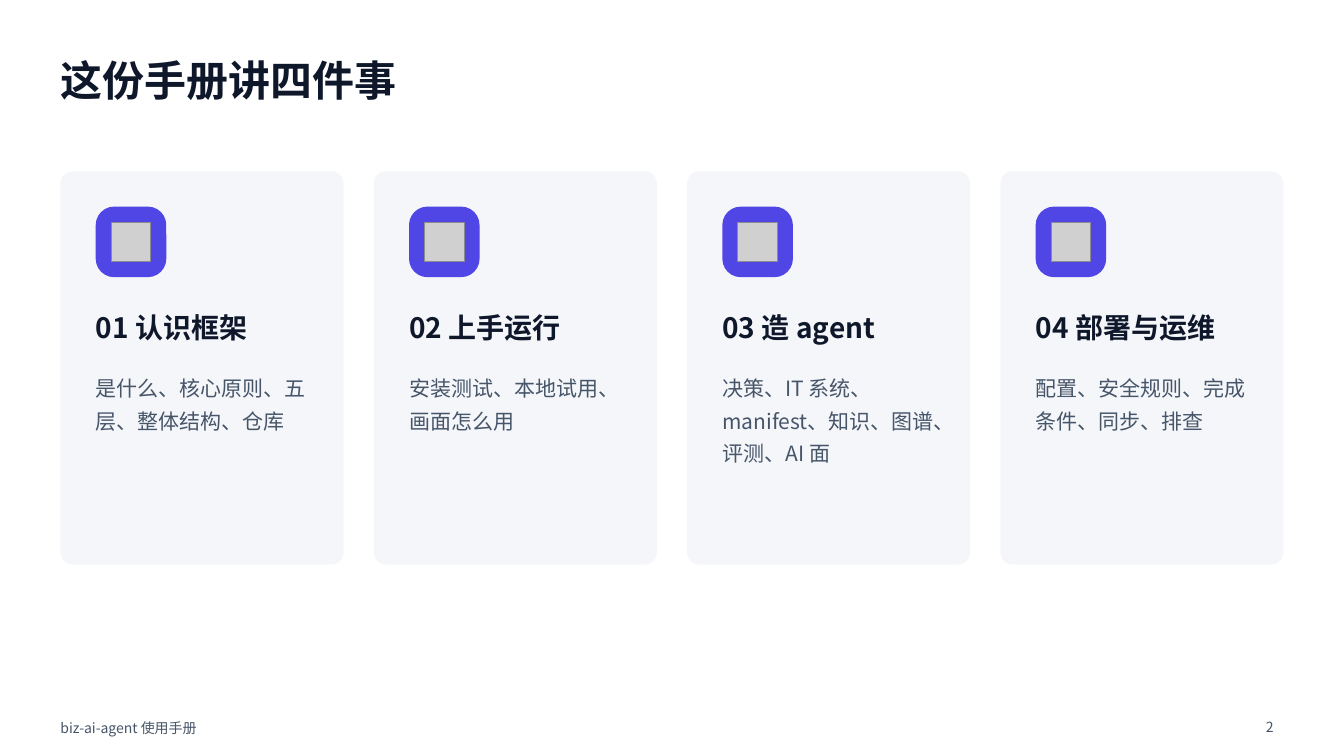
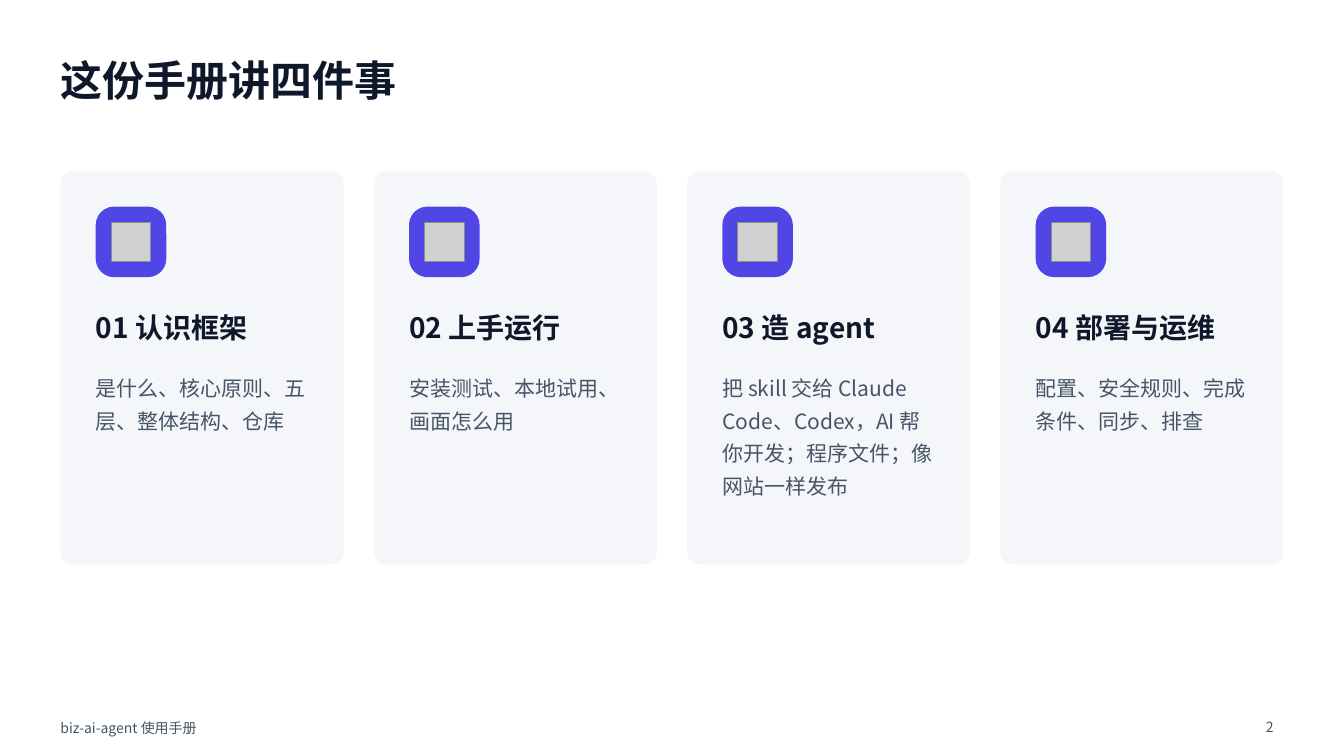
Before and after one commit to ITC-cloud-soft/biz-ai-agent, a slide deck: slide 2 of docs/MANUAL.pptx. Drawn at 1344x756 pixels with LibreOffice and Linux fonts; fonts in the diff are those of the drawing; grey boxes stand for pictures. Boxes give left, top, right and bottom in pixels: in the first picture for what was removed or moved away, otherwise in the second. Text is boxed around its words. In the diff, an @@ line names an element or a change of style, - is before the commit and + after.

```diff
--- a/docs/MANUAL.pptx
+++ b/docs/MANUAL.pptx
@@ text at (722,378,932,496): text changed @@
-决策、IT 系统、manifest、知识、图谱、评测、AI 面
+把 skill 交给 Claude Code、Codex，AI 帮你开发；程序文件；像网站一样发布
```
Also in this commit, not shown: 3 other slides changed, 3 slides added, 6 other files.
